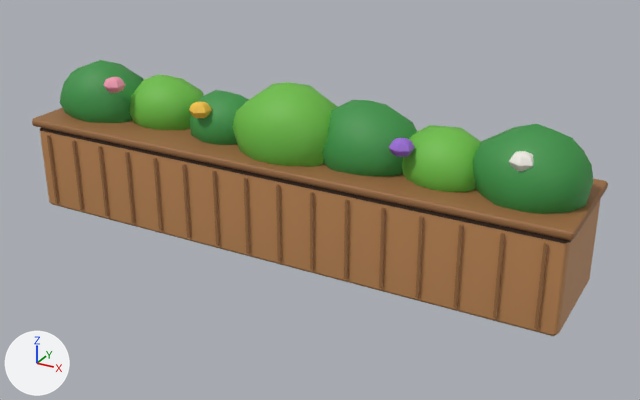
Renders of the FBX model Overbooked/arte/kit_lobby/Jardinera.fbx from each side of a commit.
Before and after are seen from a 50 mm lens placed at (5.83, -9.84, 5.63), pointed at (0.42, 0.0, 0.72). The axes (+X, +Y, +Z) are drawn at lower left. The lights are the same throughout. The first picture is the older version.

The older version as bpy lines, for what is in view:
```python
me_jardinera = bpy.data.meshes.new('Jardinera')
me_jardinera.from_pydata(...)  # 698 vertices, 924 faces; spans x -4.05..4.05, y -0.85..0.85, z 0.0..2.36
me_jardinera.materials.append(mat_aero_palette)  # picture img_lobby_palette_png
ob_jardinera = bpy.data.objects.new('Jardinera', me_jardinera)
ob_jardinera.location = (0.0, 0.0, 0.0)
```
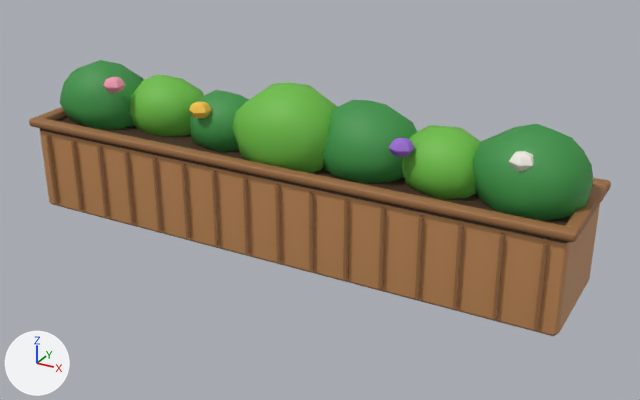
Pixel boxes (x1, y1, x2, y2) of what changed, in the pictures (640 x 400 px):
'Jardinera', reshaped
    before: (32, 60, 608, 336)
    after: (29, 60, 611, 336)
part 1 of me_jardinera, rebuilt
    before: (32, 108, 608, 241)
    after: (592, 178, 611, 191)
part 2 of me_jardinera, added
    after: (29, 117, 580, 242)
part 3 of me_jardinera, added (mostly hidden)
    after: (38, 107, 67, 121)
part 4 of me_jardinera, added (brown)
    after: (565, 184, 608, 235)

Diff of the bpy script that builds the scene:
```diff
--- a/Overbooked/arte/kit_lobby/Jardinera.fbx.py
+++ b/Overbooked/arte/kit_lobby/Jardinera.fbx.py
@@ me_jardinera @@
 # used by ob_jardinera; location = (0.0, 0.0, 0.0)
-me_jardinera.from_pydata(...)  # 698 vertices, 924 faces; spans x -4.05..4.05, y -0.85..0.85, z 0.0..2.36
+me_jardinera.from_pydata(...)  # 770 vertices, 1002 faces; spans x -4.08..4.08, y -0.88..0.88, z 0.0..2.36
+# me_jardinera part 1: the loose piece of 24 vertices spanning x -4.05..4.05, y -0.85..0.85, z 1.3..1.42 is rebuilt with 24 vertices and now spans x -4.08..4.08, y 0.7..0.88, z 1.3..1.42
+# me_jardinera part 2: a new loose piece of 24 vertices spanning x -4.08..4.08, y -0.88..-0.7, z 1.3..1.42, in mat_aero_palette (picture img_lobby_palette_png)
+# me_jardinera part 3: a new loose piece of 24 vertices spanning x -4.08..-3.9, y -0.7..0.7, z 1.3..1.42, in mat_aero_palette (picture img_lobby_palette_png)
+# me_jardinera part 4: a new loose piece of 24 vertices spanning x 3.9..4.08, y -0.7..0.7, z 1.3..1.42, in mat_aero_palette (picture img_lobby_palette_png)
+# other edits to the shape of me_jardinera do not show in these pictures
 me_jardinera.materials.append(mat_aero_palette)
```
